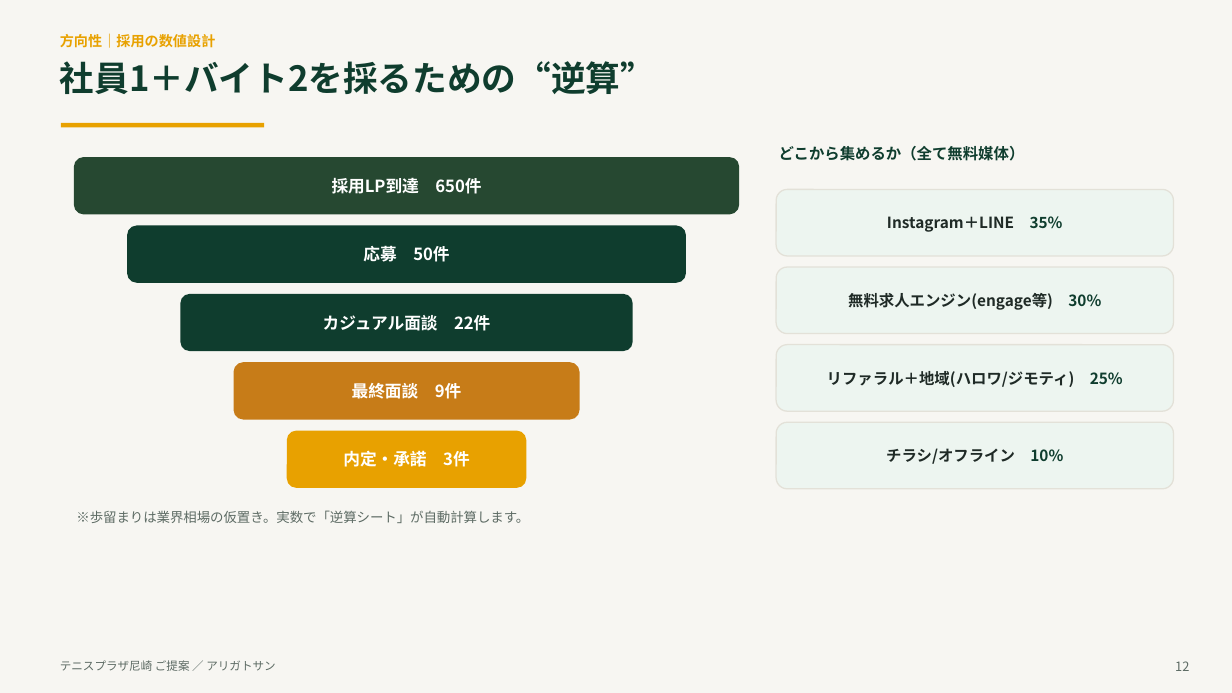
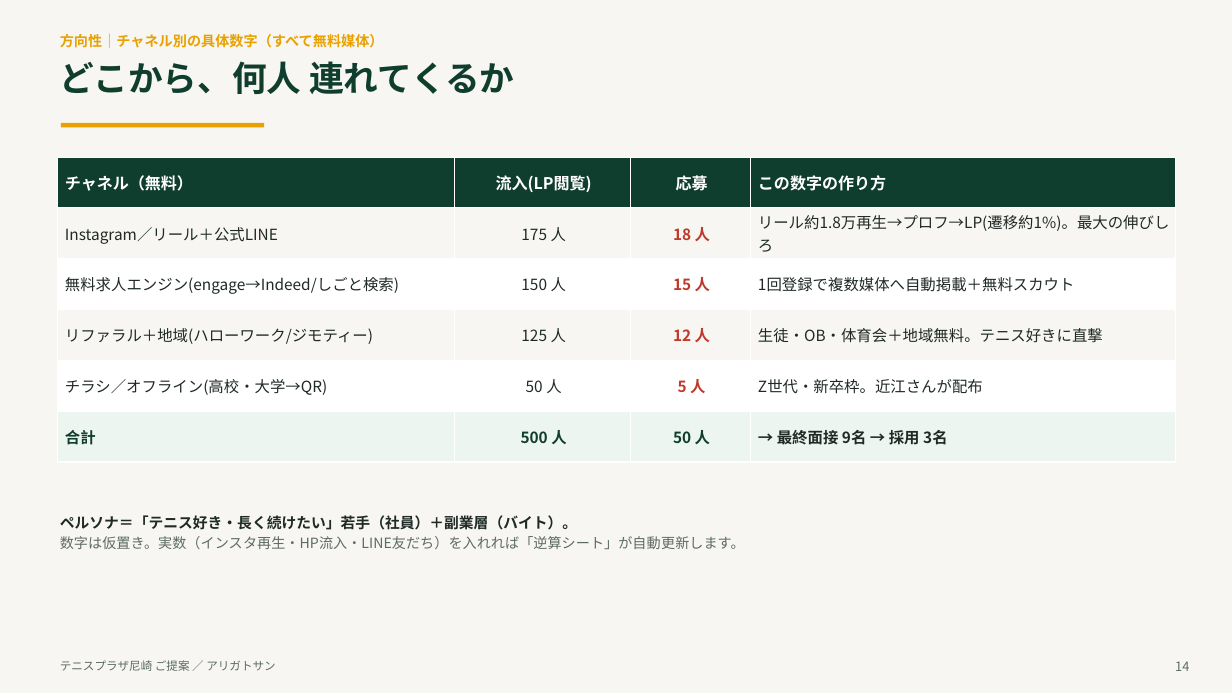
Before and after one commit to arigatosun/tennis-plaza-amagasaki, a slide deck: slide 15 of docs/00_提案・戦略/tennis_plaza_proposal_deck.pptx (slide 13 before the commit). Drawn at 1232x693 pixels with LibreOffice and Linux fonts; fonts in the diff are those of the drawing. Boxes give left, top, right and bottom in pixels: in the first picture for what was removed or moved away, otherwise in the second. Text is boxed around its words. In the diff, an @@ line names an element or a change of style, - is before the commit and + after.

```diff
--- a/docs/00_提案・戦略/tennis_plaza_proposal_deck.pptx
+++ b/docs/00_提案・戦略/tennis_plaza_proposal_deck.pptx
@@ text at bbox=[60, 33, 384, 48]: text changed @@
-方向性｜採用の数値設計
+方向性｜チャネル別の具体数字（すべて無料媒体）
@@ text at bbox=[60, 61, 514, 94]: text changed @@
-社員1＋バイト2を採るための“逆算”
+どこから、何人 連れてくるか
@@ text removed at bbox=[779, 146, 1025, 161] @@
-どこから集めるか（全て無料媒体）
@@ table added at bbox=[57, 157, 1176, 462], 6 rows, 4 columns @@
+チャネル（無料） | 流入(LP閲覧) | 応募 | この数字の作り方
+Instagram／リール＋公式LINE | 175 人 | 18 人 | リール約1.8万再生→プロフ→LP(遷移約1%)。最大の伸びしろ
+無料求人エンジン(engage→Indeed/しごと検索) | 150 人 | 15 人 | 1回登録で複数媒体へ自動掲載＋無料スカウト
+リファラル＋地域(ハローワーク/ジモティー) | 125 人 | 12 人 | 生徒・OB・体育会＋地域無料。テニス好きに直撃
+チラシ／オフライン(高校・大学→QR) | 50 人 | 5 人 | Z世代・新卒枠。近江さんが配布
+合計 | 500 人 | 50 人 | → 最終面接 9名 → 採用 3名
@@ rounded rectangle removed at bbox=[74, 157, 739, 214] @@
-採用LP到達 650件
@@ rounded rectangle removed at bbox=[776, 189, 1174, 256] @@
-Instagram＋LINE 35%
@@ rounded rectangle removed at bbox=[128, 226, 687, 283] @@
-応募 50件
@@ rounded rectangle removed at bbox=[776, 267, 1174, 334] @@
-無料求人エンジン(engage等) 30%
@@ rounded rectangle removed at bbox=[180, 294, 633, 351] @@
-カジュアル面談 22件
@@ rounded rectangle removed at bbox=[776, 345, 1174, 411] @@
-リファラル＋地域(ハロワ/ジモティ) 25%
@@ rounded rectangle removed at bbox=[234, 362, 579, 420] @@
-最終面談 9件
@@ rounded rectangle removed at bbox=[287, 431, 526, 488] @@
-内定・承諾 3件
@@ rounded rectangle removed at bbox=[776, 422, 1174, 489] @@
-チラシ/オフライン 10%
@@ text at bbox=[60, 515, 745, 549]: text changed; size 10.5 to 11 pt @@
-※歩留まりは業界相場の仮置き。実数で「逆算シート」が自動計算します。
+ペルソナ＝「テニス好き・長く続けたい」若手（社員）＋副業層（バイト）。
+数字は仮置き。実数（インスタ再生・HP流入・LINE友だち）を入れれば「逆算シート」が自動更新します。
@@ text at bbox=[1175, 661, 1189, 671]: text changed @@
-12
+14
```
Also in this commit, not shown: 17 other slides changed, 2 slides added, 1 other file.
